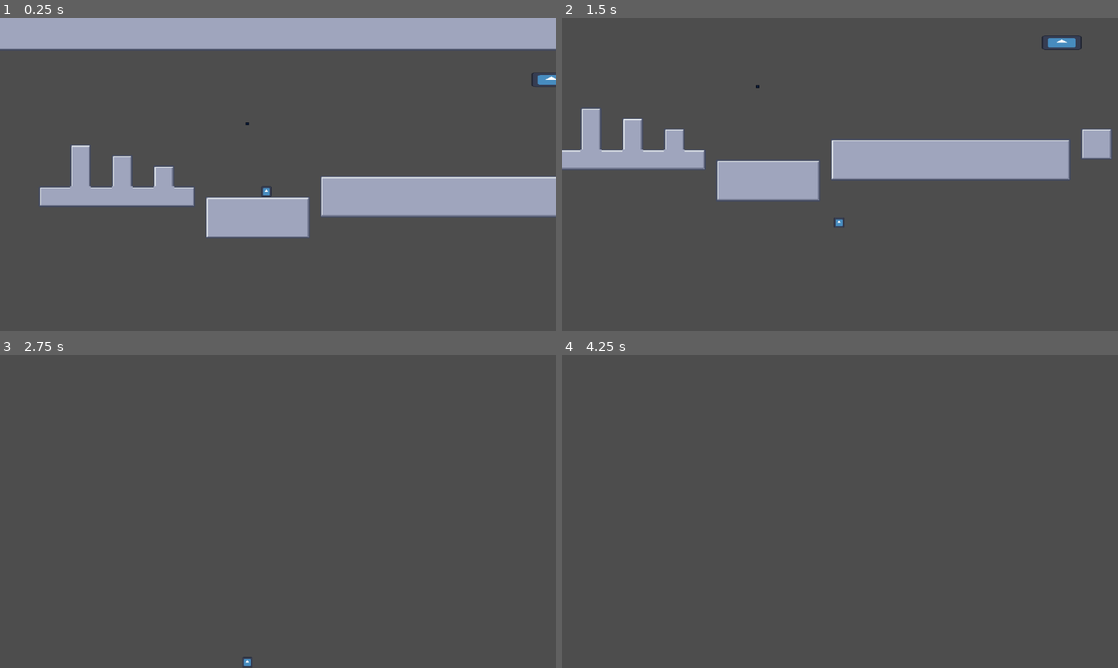
Above: before the commit, frames 1-4 (two rows, left to right).
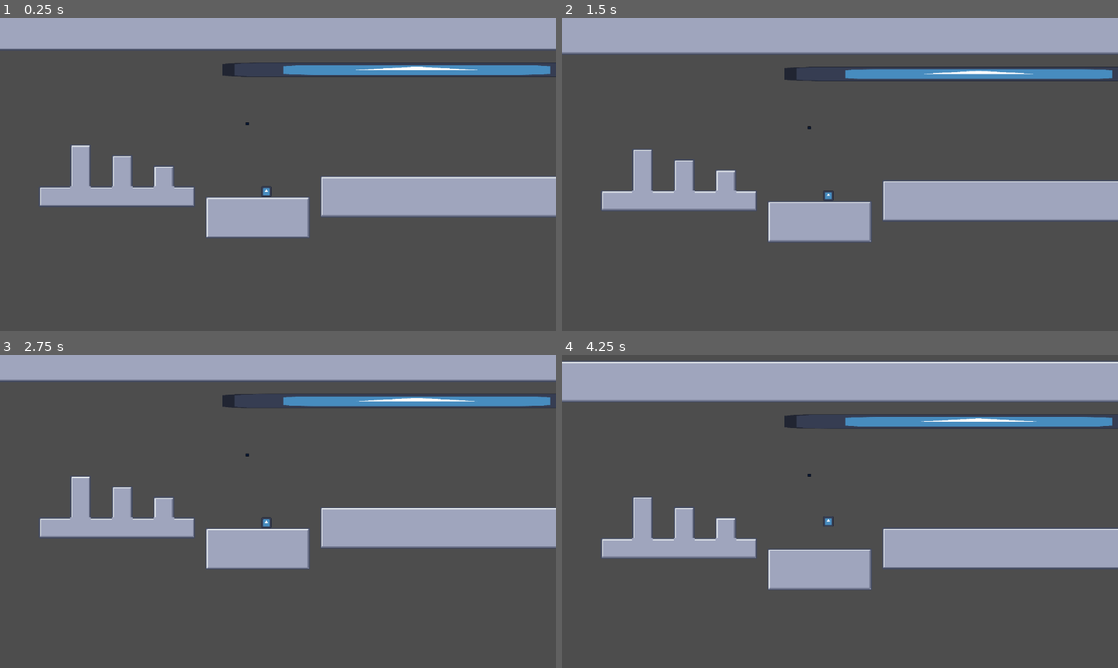
Above: after the commit, the same moments.

Repository: Hex-4/hitch
Game: Godot game, scene res://test-room.tscn
Two runs of this game, one before a commit and one after it. Both use one fixed random seed, a clock stepped at 60 frames per second and the inputs below. The engine's default icon, where the game draws it, is replaced by a stand-in: a white triangle on a blue panel in a dark square.
Inputs (mouse positions are in pixels of both pictures, inside the frame that each line leads up to):
- Up to frame 1 (0.25 s): no input
- Up to frame 2 (1.5 s): tap Enter (ui_accept) at 0.5, 0.8, 1.35 s; move the mouse to (962, 158) at 0.52 s; hold Right (ui_right) from 0.53 s (still down); click (962, 158) at 0.6 s; tap Space (jump, bound only after the commit) at 0.77, 1.07 s; move the mouse to (728, 190) at 1.27 s
- Up to frame 3 (2.75 s): tap Space (jump, bound only after the commit) at 1.52, 1.55, 1.82, 2.1 s; move the mouse to (333, 442) at 2.02 s; release Right (ui_right) at 2.03 s; hold Left (ui_left) from 2.03 s (still down); click (333, 442) at 2.3 s
- Up to frame 4 (4.25 s): move the mouse to (812, 574) at 2.77 s; release Left (ui_left) at 2.78 s; hold Right (ui_right) from 2.78 s (still down); click (812, 574) at 2.85 s; tap Space (jump, bound only after the commit) at 3.02, 3.32, 3.77, 3.8, 4.07 s; tap Enter (ui_accept) at 3.05, 3.6 s; move the mouse to (1006, 558) at 3.52 s

The runs differ from the first frame. In frame 1, 1.9% of the frame differs, in the area x 40-100%, y 14-22%; in frame 2, 34%, in the area x 0-100%, y 0-72%; in frame 3, 21%; in frame 4, 25%.

Commit message:
janky grappling

Diff:
--- a/player.gd
+++ b/player.gd
@@ -9,34 +9,88 @@
 @onready var hook = %Hook
 @onready var anchor = %Anchor
 
+
 var hooked = false
+var hook_point = Vector2.ZERO
+var max_rope_length = 60
+var climb_speed = 60
 
 func _physics_process(delta):
 	%HookRay.look_at(get_global_mouse_position())
 
 	if Input.is_action_just_pressed("hook"):
 		if %HookRay.is_colliding():
-			hook.global_position = $HookRay.get_collision_point()
+			hook_point = %HookRay.get_collision_point()
 			hooked = true
-			var original_global_pos = global_position
-			reparent(anchor, false)
-			global_position = original_global_pos
 
 
-	if (!hooked):
-		velocity.y += gravity * delta
-		var dir = Input.get_axis("ui_left", "ui_right")
-		if dir != 0:
-			if !is_on_floor():
-				velocity.x = lerp(velocity.x, dir * speed, 0.4)
-			velocity.x = lerp(velocity.x, dir * speed, acceleration)
+			max_rope_length = global_position.distance_to(hook_point)
+
+	if Input.is_action_just_released("hook"):
+		hooked = false
+
+		# Tangent boost on release
+		var dir_to_hook = (hook_point - global_position).normalized()
+		var tangent = Vector2(-dir_to_hook.y, dir_to_hook.x)
+		var release_boost = velocity.dot(tangent)
+
+		if release_boost > 0:
+			velocity += tangent * release_boost * 0.5  # convert rope tension into flight
+
+
+	velocity.y += gravity * delta
+	var dir = Input.get_axis("left", "right")
+	if dir != 0:
+		if !is_on_floor():
+			velocity.x = lerp(velocity.x, dir * speed, 0.4)
+		velocity.x = lerp(velocity.x, dir * speed, acceleration)
+	else:
+		velocity.x = lerp(velocity.x, 0.0, friction)
+
+	if Input.is_action_just_pressed("jump") and is_on_floor():
+		velocity.y = jump_speed
+
+	if hooked:
+		max_rope_length += Input.get_axis("up", "down") * climb_speed * delta
+		var to_hook = global_position - hook_point
+		var dist = to_hook.length()
+		var dir_to_hook = to_hook.normalized()
+
+
+		# generated with chatgpt ;c (but i forced myself to comment the code so I understand it)
+
+		var radial = dir_to_hook
+		var radial_speed = velocity.dot(radial)
+		if dist > max_rope_length:
+			# snap to rope length and remove all radial movement
+			global_position = hook_point + dir_to_hook * max_rope_length
+			if radial_speed > 0:
+				velocity -= radial * radial_speed
 		else:
-			velocity.x = lerp(velocity.x, 0.0, friction)
+			# rope is slack, only block inward motion
+			if radial_speed < 0:
+				velocity -= radial * radial_speed
 
-		if Input.is_action_just_pressed("ui_accept") and is_on_floor():
-			velocity.y = jump_speed
-		move_and_slide()
+		if dist >= max_rope_length:
+			var tangent = Vector2(-dir_to_hook.y, dir_to_hook.x)
+			var tangential_speed = velocity.dot(tangent)
+
+			# Slightly reinforce tangential motion
+			var swing_boost = 1.1
+			velocity = tangent * tangential_speed * swing_boost
+
+
+
+
+	move_and_slide()
+
+
 
 
 func _process(delta: float) -> void:
-	print(position)
+	if hooked:
+
+		$Line2D.visible = true
+		$Line2D.points = [Vector2.ZERO, $Line2D.to_local(hook_point)]
+	else:
+		$Line2D.visible = false
--- a/player.tscn
+++ b/player.tscn
@@ -31,5 +31,5 @@
 
 [node name="HookRay" type="RayCast2D" parent="."]
 unique_name_in_owner = true
-target_position = Vector2(500, 0)
+target_position = Vector2(200, 0)
 collision_mask = 2
--- a/project.godot
+++ b/project.godot
@@ -30,6 +30,31 @@
 "events": [Object(InputEventMouseButton,"resource_local_to_scene":false,"resource_name":"","device":-1,"window_id":0,"a …(258 unchanged characters)…
 ]
 }
+left={
+"deadzone": 0.2,
+"events": [Object(InputEventKey,"resource_local_to_scene":false,"resource_name":"","device":-1,"window_id":0,"alt_pressed":false,"shift_pressed":false,"ctrl_pressed":false,"meta_pressed":false,"pressed":false,"keycode":0,"physical_keycode":65,"key_label":0,"unicode":97,"location":0,"echo":false,"script":null)
+]
+}
+right={
+"deadzone": 0.2,
+"events": [Object(InputEventKey,"resource_local_to_scene":false,"resource_name":"","device":-1,"window_id":0,"alt_pressed":false,"shift_pressed":false,"ctrl_pressed":false,"meta_pressed":false,"pressed":false,"keycode":0,"physical_keycode":68,"key_label":0,"unicode":100,"location":0,"echo":false,"script":null)
+]
+}
+up={
+"deadzone": 0.2,
+"events": [Object(InputEventKey,"resource_local_to_scene":false,"resource_name":"","device":-1,"window_id":0,"alt_pressed":false,"shift_pressed":false,"ctrl_pressed":false,"meta_pressed":false,"pressed":false,"keycode":0,"physical_keycode":87,"key_label":0,"unicode":119,"location":0,"echo":false,"script":null)
+]
+}
+down={
+"deadzone": 0.2,
+"events": [Object(InputEventKey,"resource_local_to_scene":false,"resource_name":"","device":-1,"window_id":0,"alt_pressed":false,"shift_pressed":false,"ctrl_pressed":false,"meta_pressed":false,"pressed":false,"keycode":0,"physical_keycode":83,"key_label":0,"unicode":115,"location":0,"echo":false,"script":null)
+]
+}
+jump={
+"deadzone": 0.2,
+"events": [Object(InputEventKey,"resource_local_to_scene":false,"resource_name":"","device":-1,"window_id":0,"alt_pressed":false,"shift_pressed":false,"ctrl_pressed":false,"meta_pressed":false,"pressed":false,"keycode":0,"physical_keycode":32,"key_label":0,"unicode":32,"location":0,"echo":false,"script":null)
+]
+}
 
 [layer_names]
 
--- a/test-room.tscn
+++ b/test-room.tscn
@@ -801,7 +801,7 @@
 sources/3 = SubResource("TileSetAtlasSource_b54vl")
 
 [sub_resource type="RectangleShape2D" id="RectangleShape2D_dveuc"]
-size = Vector2(68, 24)
+size = Vector2(670, 24)
 
 [sub_resource type="RectangleShape2D" id="RectangleShape2D_c285i"]
 size = Vector2(4, 4)
@@ -816,15 +816,17 @@
 tile_set = SubResource("TileSet_fulxc")
 
 [node name="StaticBody2D" type="StaticBody2D" parent="."]
-position = Vector2(525, -76)
+position = Vector2(593, -93)
 collision_layer = 3
 metadata/_edit_group_ = true
 
 [node name="CollisionShape2D" type="CollisionShape2D" parent="StaticBody2D"]
+position = Vector2(-301, 0)
 shape = SubResource("RectangleShape2D_dveuc")
 
 [node name="Sprite2D" type="Sprite2D" parent="StaticBody2D"]
-scale = Vector2(0.539062, 0.195312)
+position = Vector2(-300.75, 0)
+scale = Vector2(5.23828, 0.195312)
 texture = ExtResource("6_dveuc")
 
 [node name="Hook" type="StaticBody2D" parent="."]
@@ -861,6 +863,10 @@
 position_smoothing_enabled = true
 rotation_smoothing_enabled = true
 
+[node name="Line2D" type="Line2D" parent="Player"]
+width = 5.78
+default_color = Color(0.145361, 0.158173, 0.292354, 1)
+
 [node name="Anchor" type="RigidBody2D" parent="."]
 unique_name_in_owner = true
 collision_layer = 0
